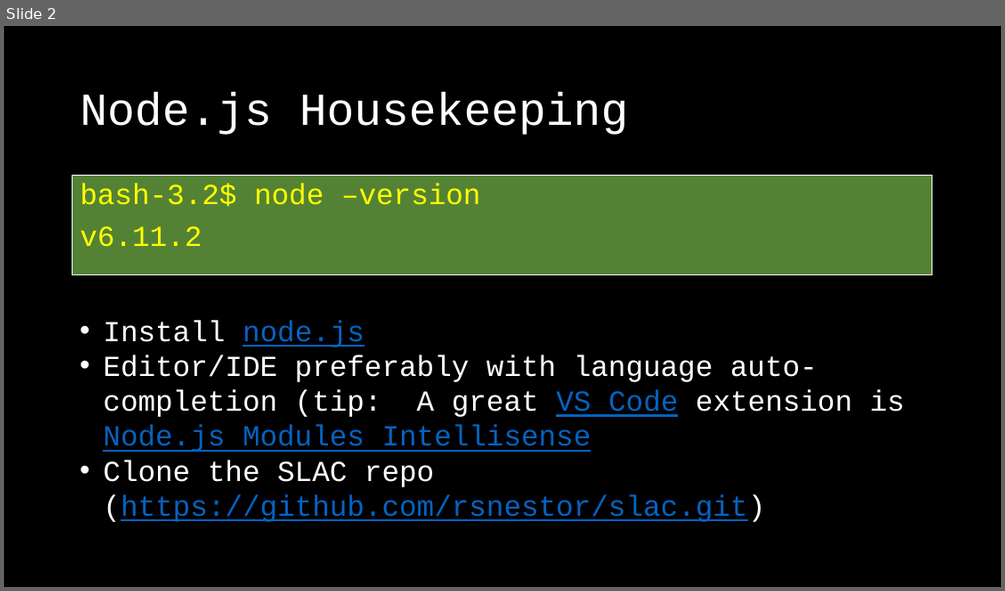
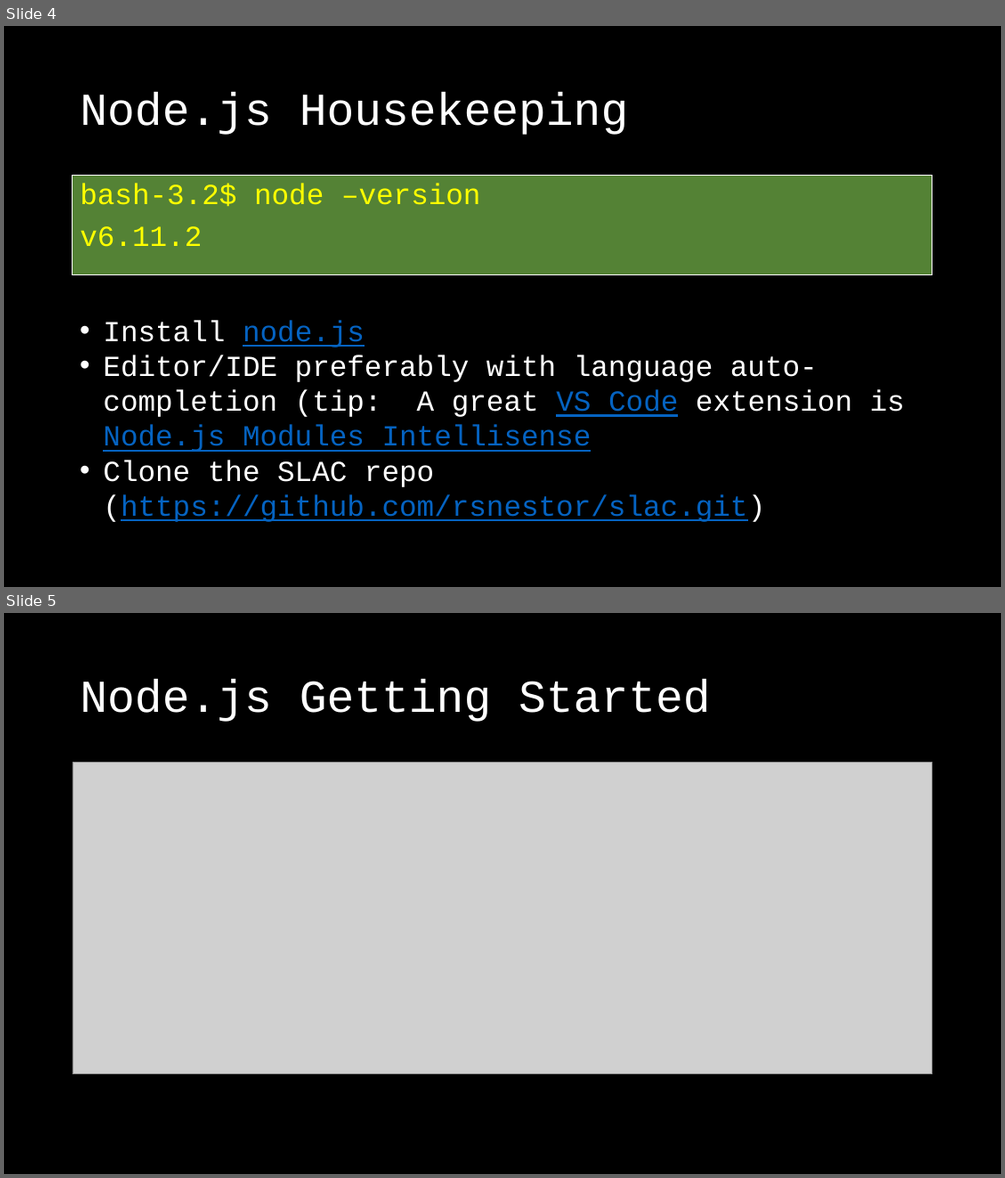
Before and after one commit to rsnestor/slac, a slide deck: doc/slac_slides.pptx. Shown one above the other, each under a label of ours: slide 2 before the commit, slides 4 and 5 after it. The pictures are 1005x591 and 1005x1178 pixels, drawn with LibreOffice and Linux fonts; fonts in the diff are those of the drawing; grey boxes stand for pictures. Boxes give left, top, right and bottom in pixels: in the first picture for what was removed or moved away, otherwise in the second. Text is boxed around its words. In the diff, an @@ line names an element or a change of style, - is before the commit and + after.

```diff
--- a/doc/slac_slides.pptx
+++ b/doc/slac_slides.pptx
@@ slide 5 added at [4,613,1001,1174], background #000000 @@
@@ title added at [80,678,711,722], 44 pt, text #FFFFFF @@
+Node.js Getting Started
@@ picture added at [73,763,933,1074] @@
@@ what was slide 2 is now slide 4 @@
```
Also in this commit, not shown: 1 other slide added, 1 other file.
